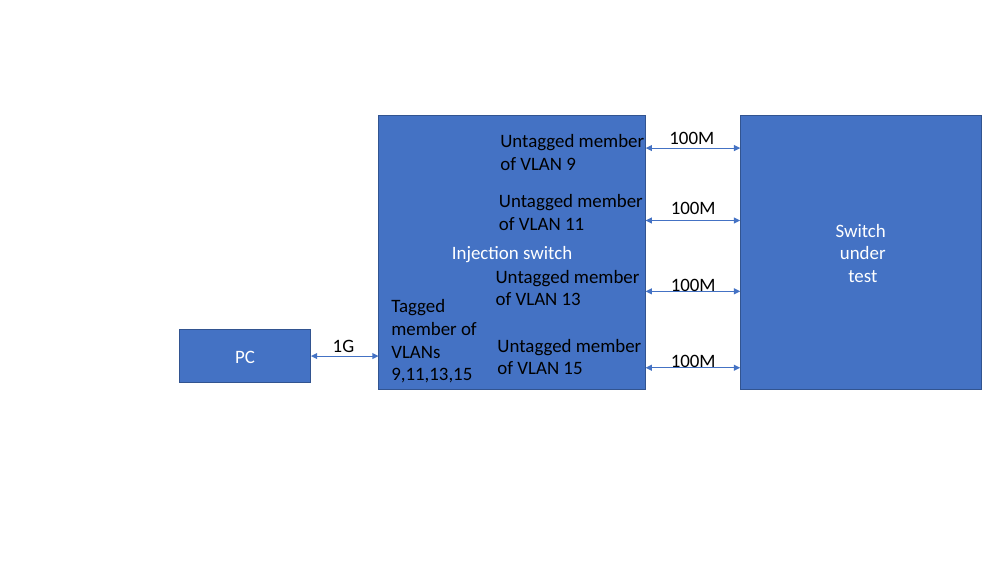
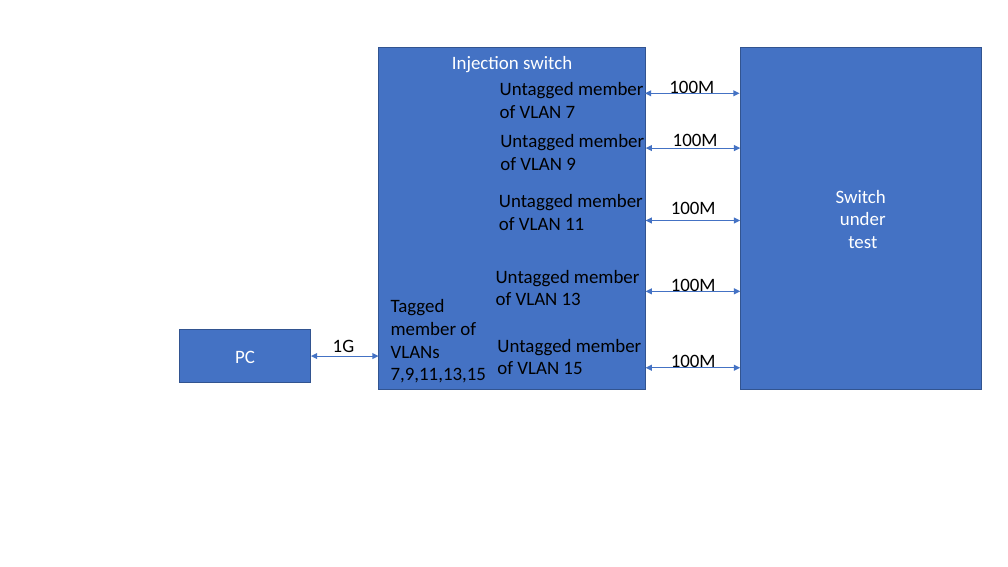
Before and after one commit to Chester-Gillon/switch_test, a slide deck: slide 1 of switch_config.pptx. Drawn at 1008x567 pixels with LibreOffice and Linux fonts; fonts in the diff are those of the drawing. Boxes give left, top, right and bottom in pixels: in the first picture for what was removed or moved away, otherwise in the second. Text is boxed around its words. In the diff, an @@ line names an element or a change of style, - is before the commit and + after.

```diff
--- a/switch_config.pptx
+++ b/switch_config.pptx
@@ rectangle "Injection switch": place and size @@
-rectangle "Injection switch" at (379, 115, 646, 389)
+rectangle "Injection switch" at (379, 47, 646, 389)
@@ rectangle "Injection switch" at (379, 47, 646, 389): vertical alignment middle to top @@
@@ rectangle "Switch under test": place and size @@
-rectangle "Switch under test" at (740, 115, 982, 389)
+rectangle "Switch under test" at (740, 47, 982, 389)
@@ text added at (500, 82, 643, 118), 18 pt, text #000000 @@
+Untagged member
+of VLAN 7
@@ text "100M" rewrapped from (669, 131, 714, 149) to (669, 80, 714, 94) @@
@@ double arrow added from (645, 93) to (740, 93), #4472C4 0.5 pt @@
@@ text added at (673, 133, 718, 149), 18 pt, text #000000 @@
+100M
@@ text at (391, 299, 486, 382): text changed @@
-Tagged
-member of VLANs 9,11,13,15
+Tagged
+member of VLANs 7,9,11,13,15
```
Also in this commit, not shown: 2 other files.
